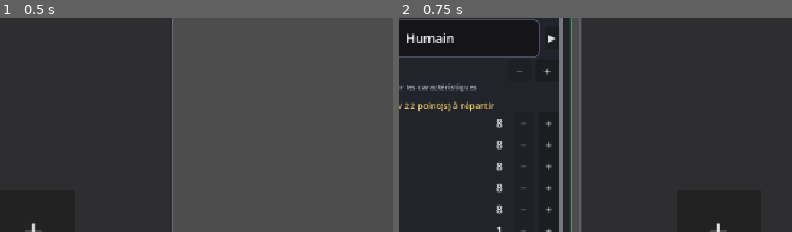
Above: before the commit, frames 1-2 (left to right).
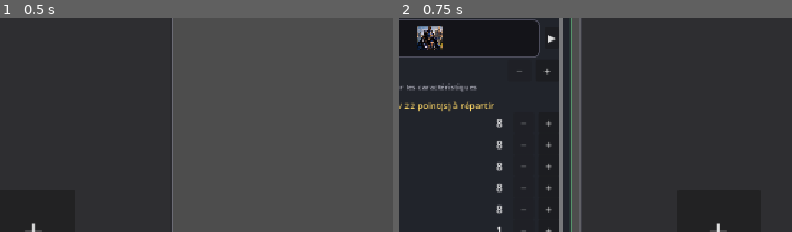
Above: after the commit, the same moments.

Repository: Manyann/Jdrpg
Game: Godot game, scene res://scenes/tower.tscn
Same seed, same stepped clock (60 frames per second), same inputs: the game is played once before the commit and once after it.
Inputs:
- Up to frame 1 (0.5 s): no input
- Up to frame 2 (0.75 s): click "+" at 0.5 s
The pictures show only the part of the screen within x 14-64%, y 20-69%; the shares and areas given below are measured in that part.

Frame 1 is identical in both runs. In frame 2, 0.7% of the frame differs, in the area x 2-14%, y 3-15%.

Commit message:
feat: asset

Diff:
--- a/assets/vfx/class_spell_icon.gd
+++ b/assets/vfx/class_spell_icon.gd
@@ -25,6 +25,13 @@
 	"Substitution": "substitution",
 	"Porte étendard": "porte_etendard",
 	"Bouclier de Foi": "bouclier_de_foi",
+	"Fortissimo": "fortissimo", "Legato": "legato", "Maestoso": "maestoso", "Molto": "molto",
+	"Adagio": "adagio", "Tranquillo": "tranquillo", "Meno": "meno", "Rubato": "rubato",
+	"Vivace": "vivace", "Slancio": "slancio", "Subito": "subito",
+	"Un pour tous": "un_pour_tous",
+	"GRRRRRBLBLBL": "consume",
+	"Concentration": "concentration",
+	"Désamorcer": "desamorcer",
 }
 
 # Chemin de l'icône d'un sort ("" si le sort n'en a pas).
Binary file added: assets/races/barbare.png
Not shown, added: assets/races/barbare.png.import
Binary file added: assets/races/centaure.png
Not shown, added: assets/races/centaure.png.import
Binary file added: assets/races/demi_elfe.png
Not shown, added: assets/races/demi_elfe.png.import
Binary file added: assets/races/demi_orque.png
Not shown, added: assets/races/demi_orque.png.import
Binary file added: assets/races/elfe_noir.png
Not shown, added: assets/races/elfe_noir.png.import
Binary file added: assets/races/elfe_sylvain.png
Not shown, added: assets/races/elfe_sylvain.png.import
(and 94 more such lines)
